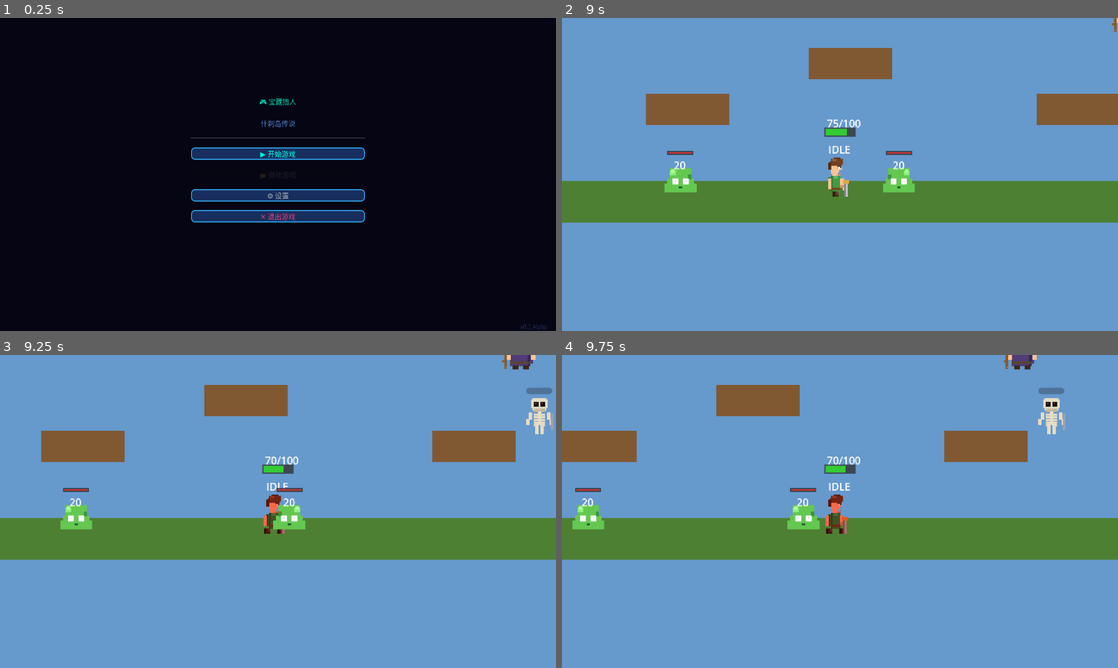
Above: before the commit, frames 1-4 (two rows, left to right).
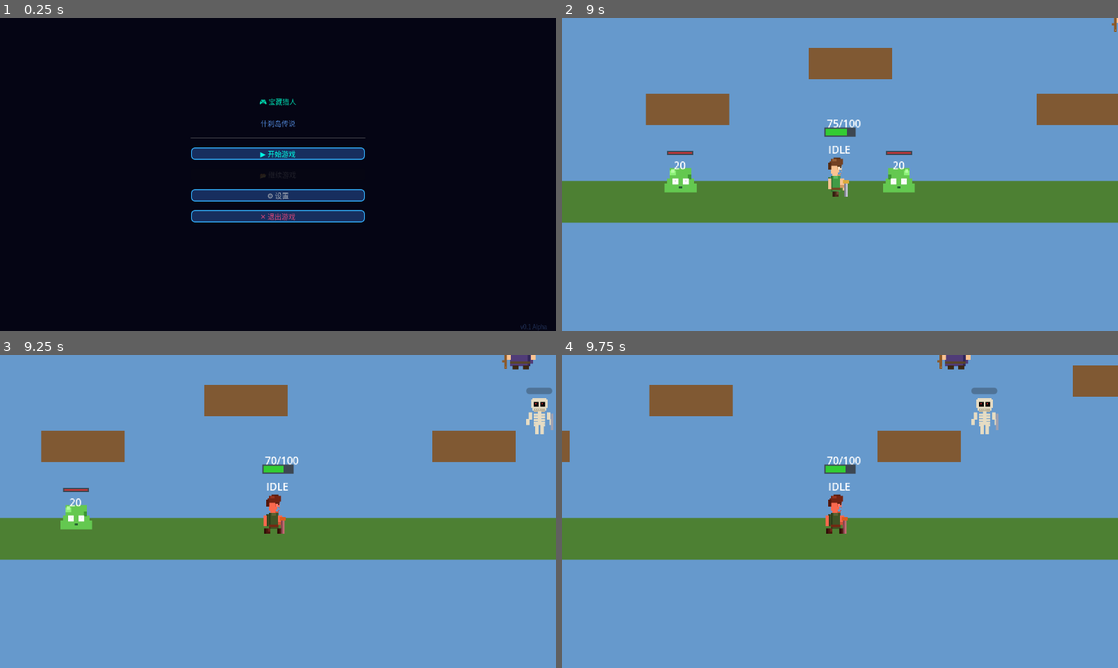
Above: after the commit, the same moments.

Repository: wenzy-tech/godot-adventure
Game: Godot game, scene res://Levels/TitleScreen.tscn
Two runs of this game, one before a commit and one after it. Both use one fixed random seed, a clock stepped at 60 frames per second and the inputs below.
Inputs:
- Up to frame 1 (0.25 s): no input
- Up to frame 2 (9 s): click "▶ 开始游戏" at 0.5 s; tap Enter at 1.25 s; hold D 1.28-2.78 s; tap J every 1.5 s from 1.35 to 8.85 s; tap W at 1.52, 2.27, 3.77, 4.52, 5.27, 6.77, 7.52, 8.27 s; tap Shift every 1.5 s from 2.1 to 8.1 s; hold A 2.78-3.53 s; hold D 3.53-5.03 s; hold A 5.03-5.78 s; hold D 5.78-6.53 s; hold A 6.53-8.03 s; tap Space at 8 s; hold D from 8.03 s (still down)
- Up to frame 3 (9.25 s): keep holding D
- Up to frame 4 (9.75 s): keep holding D; tap Shift at 9.6 s

Frames 1-2 are identical in both runs. In frame 3, 0.5% of the frame differs, in the area x 49-55%, y 42-56%; in frame 4, 9.0%, in the area x 1-100%, y 0-56%.

Commit message:
Fix attack hitbox size for better enemy detection
Attack hitbox: position 14->20, size 15x12.5 -> 30x25
Bigger hitbox to ensure attacks connect with enemies

Diff:
--- a/Player/Player.tscn
+++ b/Player/Player.tscn
@@ -7,8 +7,8 @@
 size = Vector2(8, 16)
 
 [sub_resource type="RectangleShape2D" id="CollisionShape2D_attack"]
-position = Vector2(14, 0)
-size = Vector2(15, 12.5)
+position = Vector2(20, 0)
+size = Vector2(30, 25)
 
 [sub_resource type="Animation" id="Animation_idle"]
 length = 0.6
@@ -139,7 +139,7 @@
 collision_mask = 4
 
 [node name="CollisionShape2D" type="CollisionShape2D" parent="AttackHitbox"]
-position = Vector2(14, 0)
+position = Vector2(20, 0)
 shape = SubResource("CollisionShape2D_attack")
 
 [node name="HealthBarBG" type="ColorRect" parent="."]
